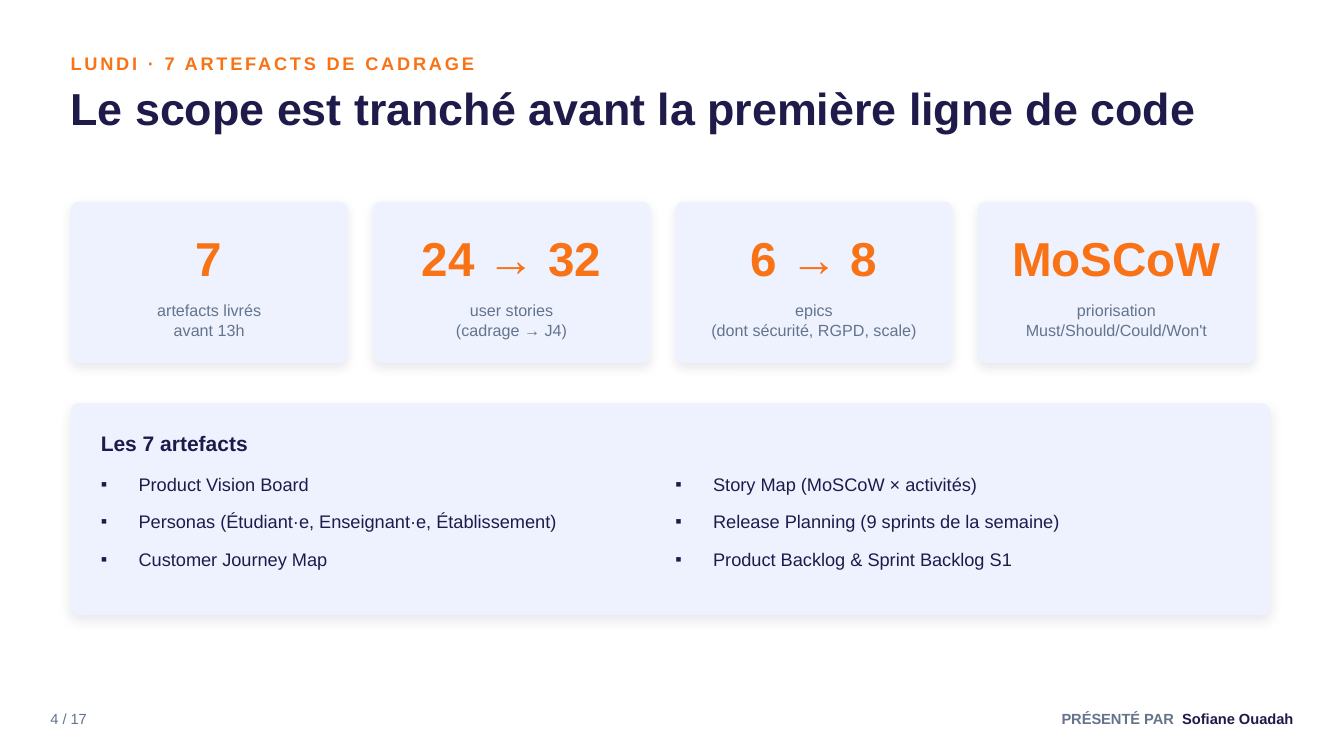
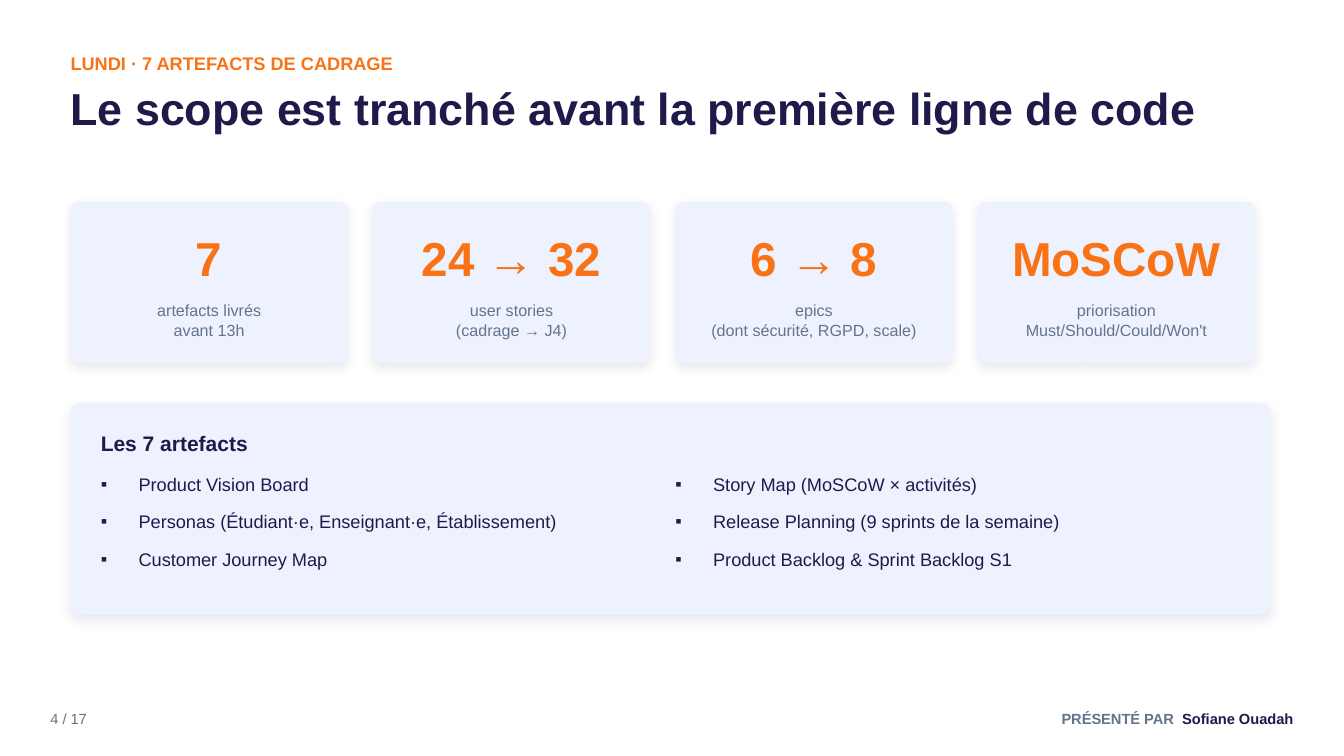
Before and after one commit to M4XAW/apocalipssi, a slide deck: slide 4 of docs/soutenance/equipe-29-soutenance-orale-v1.0.pptx. Drawn at 1344x756 pixels with LibreOffice and Linux fonts; fonts in the diff are those of the drawing. Boxes give left, top, right and bottom in pixels: in the first picture for what was removed or moved away, otherwise in the second. Text is boxed around its words. In the diff, an @@ line names an element or a change of style, - is before the commit and + after.

```diff
--- a/docs/soutenance/equipe-29-soutenance-orale-v1.0.pptx
+++ b/docs/soutenance/equipe-29-soutenance-orale-v1.0.pptx
@@ text "LUNDI · 7 ARTEFACTS DE ..." at [71,57,393,70]: letter spacing 2 to 0 pt @@
```
Also in this commit, not shown: 16 other slides changed, 1 other file.
